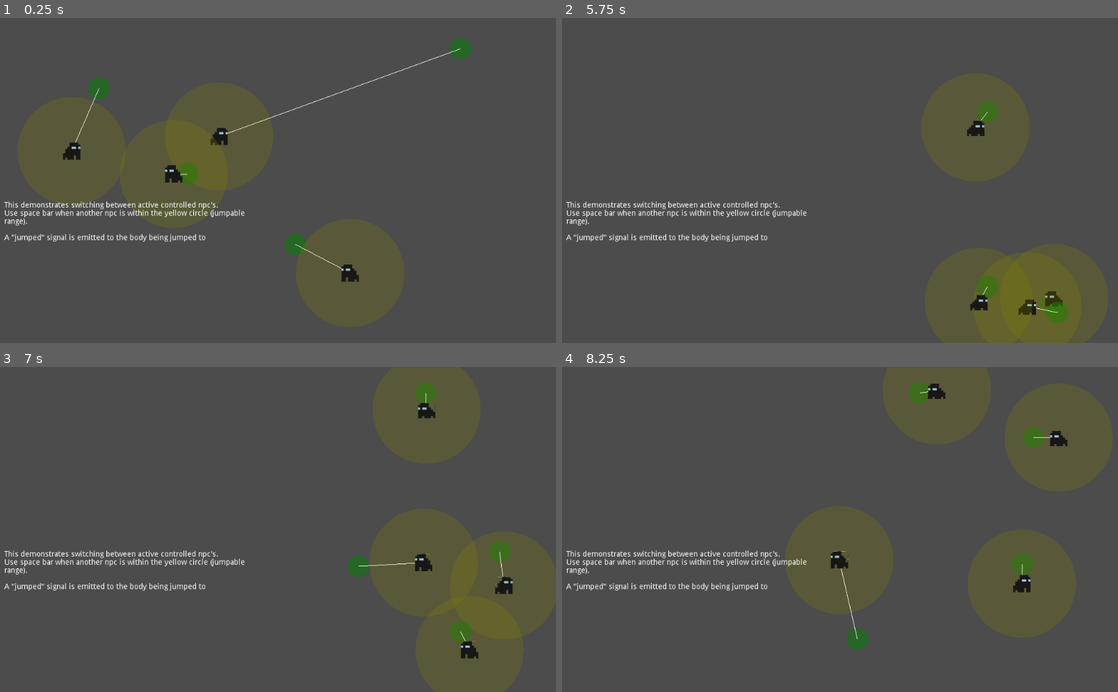
Above: before the commit, frames 1-4 (two rows, left to right).
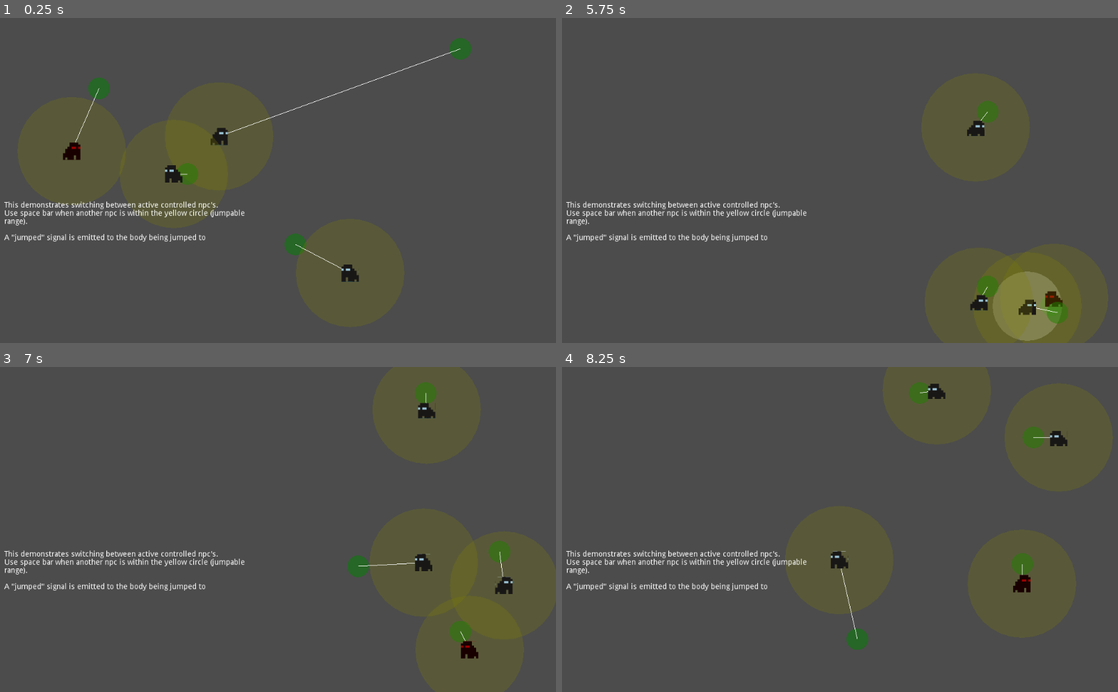
Above: after the commit, the same moments.

Repository: MxAshUp/godot-wild-jam-2
Game: Godot game, scene res://PrototypeScenes/Patrol/PathTest.tscn
Two runs of this game, one before a commit and one after it. Both use one fixed random seed, a clock stepped at 60 frames per second and the inputs below. This scene is started directly instead of the project's main scene. The engine's default icon, where the game draws it, is replaced by a stand-in: a white triangle on a blue panel in a dark square.
Inputs:
- Up to frame 1 (0.25 s): no input
- Up to frame 2 (5.75 s): hold Right (ui_right) 0.53-1.28 s; tap Ctrl (interact) every 0.75 s from 0.6 to 5.1 s; tap Space (jump) at 0.77, 1.52, 3.02, 3.77, 4.52 s; hold Down (ui_down) 1.28-2.03 s; hold Right (ui_right) 2.03-2.78 s; hold Up (ui_up) 2.78-3.53 s; hold Left (ui_left) 3.53-5.03 s; hold Down (ui_down) from 5.03 s (still down)
- Up to frame 3 (7 s): release Down (ui_down) at 5.78 s; hold Right (ui_right) 5.78-6.53 s; tap Ctrl (interact) at 5.85, 6.6 s; tap Space (jump) at 6.02, 6.77 s; hold Up (ui_up) from 6.53 s (still down)
- Up to frame 4 (8.25 s): release Up (ui_up) at 7.28 s; hold Right (ui_right) 7.28-8.03 s; tap Ctrl (interact) at 7.35, 8.1 s; tap Space (jump) at 7.52 s; hold Down (ui_down) from 8.03 s (still down)

The runs differ from the first frame. In frame 1, less than 0.1% of the frame differs, in the area x 11-15%, y 39-44%; in frame 2, 1.7%, in the area x 77-90%, y 77-100%; in frame 3, less than 0.1%; in frame 4, less than 0.1%.

Commit message:
Updated test scene

Diff:
--- a/PrototypeScenes/Patrol/PathTest.tscn
+++ b/PrototypeScenes/Patrol/PathTest.tscn
@@ -50,6 +50,7 @@
 [node name="Guard" parent="Patrol1" instance=ExtResource( 2 )]
 position = Vector2( 130, 260 )
 _sections_unfolded = [ "Transform" ]
+being_controlled = true
 
 [node name="Path2D" type="Path2D" parent="Patrol1"]
 self_modulate = Color( 0.5, 0.6, 1, 0.7 )
